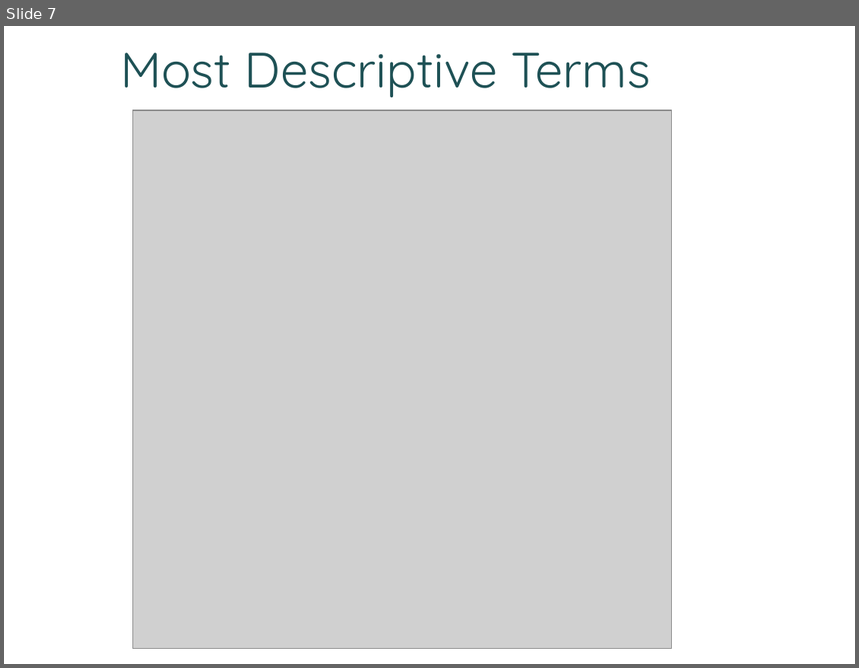
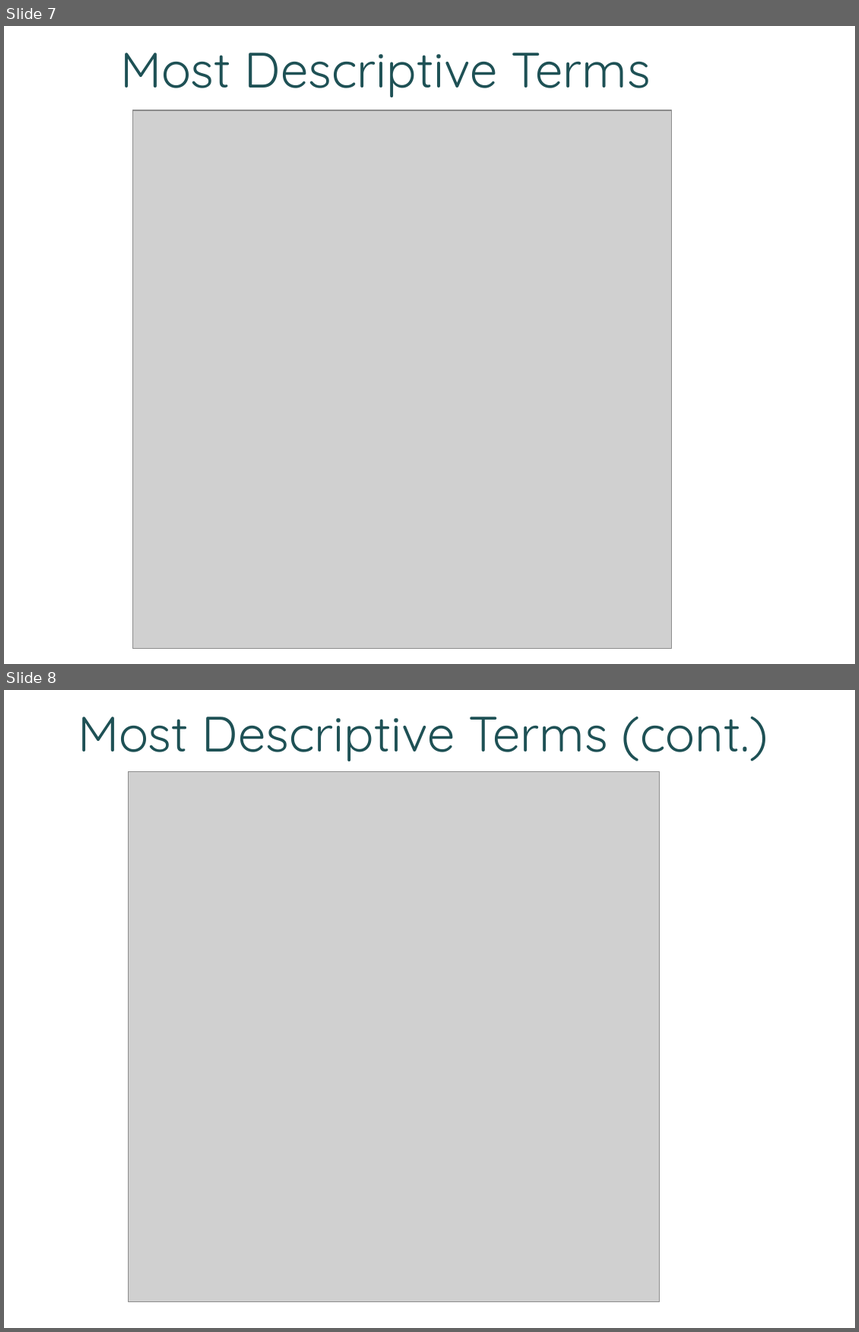
Before and after one commit to margaeor/greek-article-categorization, a slide deck: presentation/powerpoint.pptx. Shown one above the other, each under a label of ours: slide 7 before the commit, slides 7 and 8 after it. The pictures are 859x668 and 859x1332 pixels, drawn with LibreOffice and Linux fonts; fonts in the diff are those of the drawing; grey boxes stand for pictures; background and template pictures are left out. Boxes give left, top, right and bottom in pixels: in the first picture for what was removed or moved away, otherwise in the second. Text is boxed around its words. In the diff, an @@ line names an element or a change of style, - is before the commit and + after.

```diff
--- a/presentation/powerpoint.pptx
+++ b/presentation/powerpoint.pptx
@@ slide 8 added at [4, 690, 855, 1328], background picture (left out) @@
@@ title added at [78, 717, 769, 761], 42 pt, text #1E5155 @@
+Most Descriptive Terms (cont.)
@@ picture added at [129, 772, 659, 1303] @@
```
Also in this commit, not shown: 1 other file.
